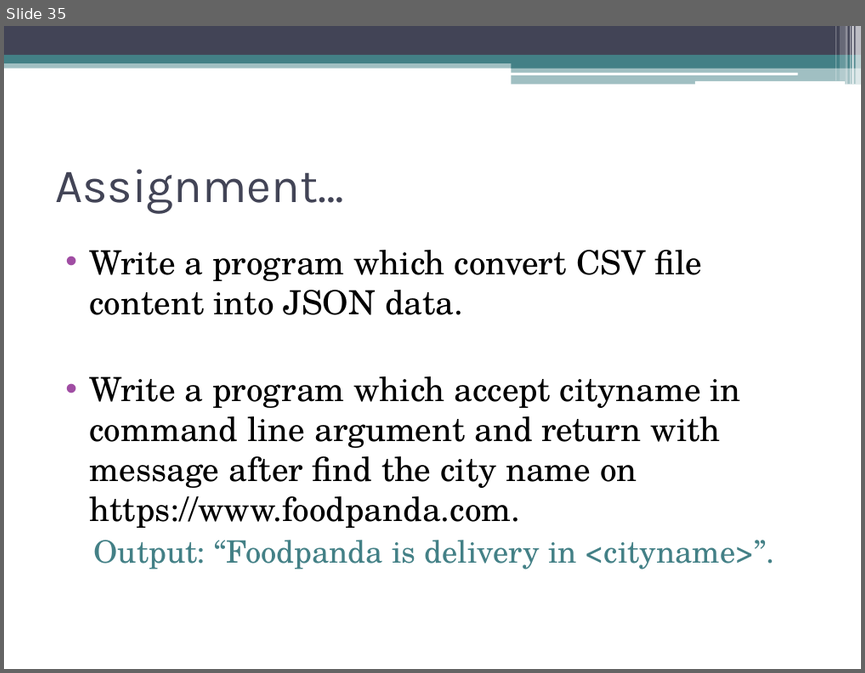
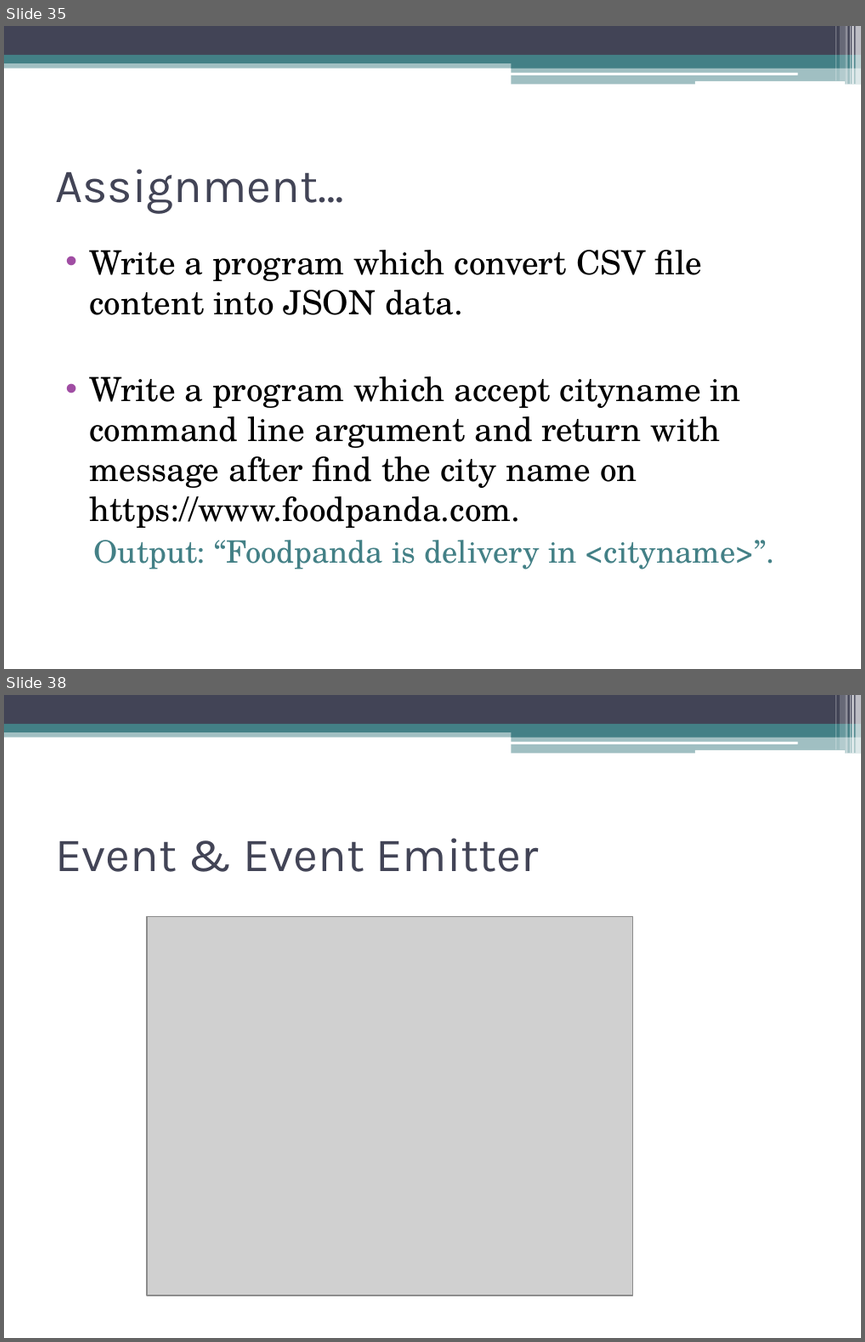
Before and after one commit to akjkhatri/mean_stack, a slide deck: MEAN Stack Workshop.pptx. Shown one above the other, each under a label of ours: slide 35 before the commit, slides 35 and 38 after it; the slides between them are not shown. The pictures are 865x673 and 865x1342 pixels, drawn with LibreOffice and Linux fonts; fonts in the diff are those of the drawing; grey boxes stand for pictures. Boxes give left, top, right and bottom in pixels: in the first picture for what was removed or moved away, otherwise in the second. Text is boxed around its words. In the diff, an @@ line names an element or a change of style, - is before the commit and + after.

```diff
--- a/MEAN Stack Workshop.pptx
+++ b/MEAN Stack Workshop.pptx
@@ slide 38 added at (4, 695, 861, 1338), background #FFFFFF; not listed: 13 template elements that a slide beside it also shows @@
@@ title added at (55, 838, 539, 872), 40 pt, text #424456 @@
+Event & Event Emitter
@@ picture added at (147, 916, 633, 1295) @@
```
Also in this commit, not shown: 1 slide changed, 14 other slides added.
